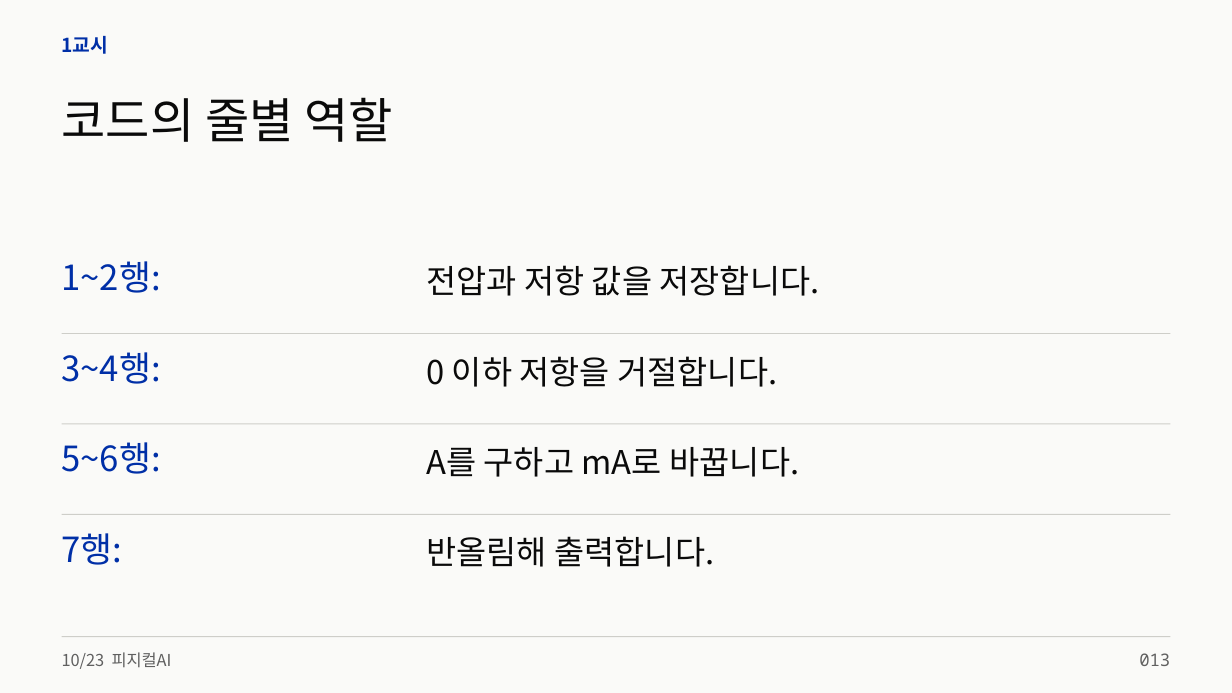
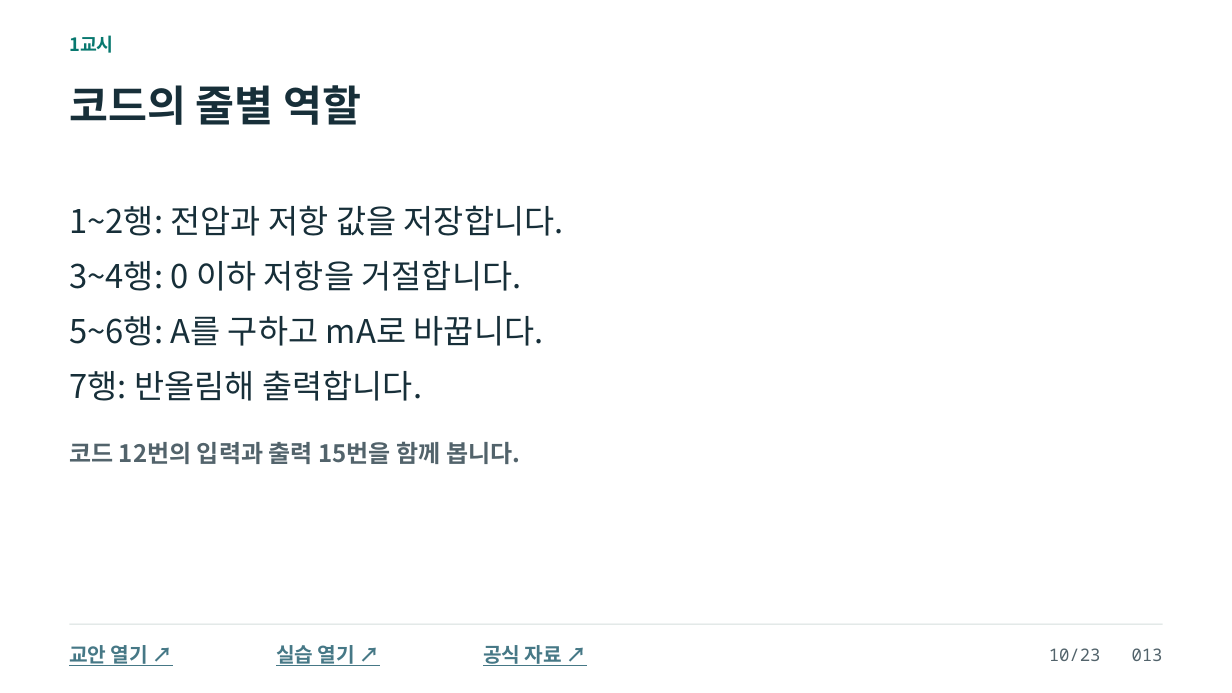
Before and after one commit to zeusk302-png/kdigital-physical-ai, a slide deck: slide 13 of downloads/2026-10-23/readable-slides.pptx. Drawn at 1232x693 pixels with LibreOffice and Linux fonts; fonts in the diff are those of the drawing. Boxes give left, top, right and bottom in pixels: in the first picture for what was removed or moved away, otherwise in the second. Text is boxed around its words. In the diff, an @@ line names an element or a change of style, - is before the commit and + after.

```diff
--- a/downloads/2026-10-23/readable-slides.pptx
+++ b/downloads/2026-10-23/readable-slides.pptx
@@ background #FAFAF8 to #FFFFFF @@
@@ text "1교시": place and size @@
-text "1교시" at <box>62,36,109,54</box>
+text "1교시" at <box>69,35,114,53</box>
@@ text "1교시" at <box>69,35,114,53</box>: size 15 to 14.2 pt, text colour #002FA7 to #08786F @@
@@ text "코드의 줄별 역할": place and size @@
-text "코드의 줄별 역할" at <box>62,97,393,142</box>
+text "코드의 줄별 역할" at <box>69,85,361,125</box>
@@ text "코드의 줄별 역할" at <box>69,85,361,125</box>: size 37.5 to 33 pt, text colour #0A0A0A to #172F39, bold on @@
@@ text at <box>69,205,564,236</box>: text changed; size 27 to 25.5 pt; text colour #002FA7 to #172F39 @@
-1~2행:
+1~2행: 전압과 저항 값을 저장합니다.
@@ text at <box>69,260,522,291</box>: text changed; text colour #0A0A0A to #172F39 @@
-전압과 저항 값을 저장합니다.
+3~4행: 0 이하 저항을 거절합니다.
@@ text at <box>69,316,544,346</box>: text changed; text colour #0A0A0A to #172F39 @@
-A를 구하고 mA로 바꿉니다.
+5~6행: A를 구하고 mA로 바꿉니다.
@@ rectangle removed at <box>62,333,1171,334</box> @@
@@ text removed at <box>62,352,161,384</box> @@
-3~4행:
@@ text at <box>69,370,422,401</box>: text changed; text colour #0A0A0A to #172F39 @@
-반올림해 출력합니다.
+7행: 반올림해 출력합니다.
@@ text removed at <box>62,442,161,474</box> @@
-5~6행:
@@ text at <box>69,441,520,464</box>: text changed; size 25.5 to 18.8 pt; text colour #0A0A0A to #52636B; bold on @@
-0 이하 저항을 거절합니다.
+코드 12번의 입력과 출력 15번을 함께 봅니다.
@@ rectangle removed at <box>62,514,1171,515</box> @@
@@ text removed at <box>62,533,123,565</box> @@
-7행:
@@ rectangle: place and size @@
-rectangle at <box>62,423,1171,424</box>
+rectangle at <box>69,624,1163,625</box>
@@ rectangle at <box>69,624,1163,625</box>: fill #CECEC9 to #D5DEDD @@
@@ rectangle removed at <box>62,637,1171,638</box> @@
@@ text removed at <box>62,652,172,669</box> @@
-10/23 피지컬AI
@@ text added at <box>69,645,148,666</box>, 15.8 pt, text #467886, bold, underline @@
+교안 열기 ↗
@@ text added at <box>276,645,355,666</box>, 15.8 pt, text #467886, bold, underline @@
+실습 열기 ↗
@@ text added at <box>483,645,562,666</box>, 15.8 pt, text #467886, bold, underline @@
+공식 자료 ↗
@@ text at <box>1049,648,1163,661</box>: text changed; text colour #606060 to #52636B @@
-013
+10/23 013
```
Also in this commit, not shown: 101 other slides changed, 6 slides added, 4 slides removed, 11 other files.
